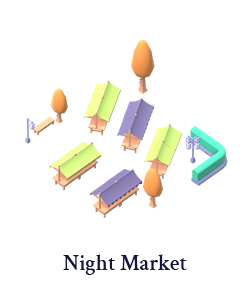
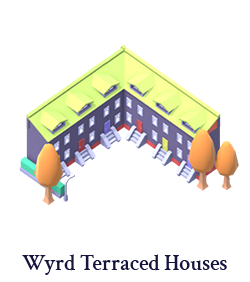
Before/after of a w=250, h=282 layered artwork. What changed in the layer stack:
added group "Wyrd Terraced Houses" with 3 layers above "Terraced Houses" over [19,39,239,275]
added layer "wyrd_terraced_houses" in group "Wyrd Terraced Houses" over [19,44,239,205]
added layer "Label" (1st of 12, in "Wyrd Terraced Houses") in group "Wyrd Terraced Houses" over [22,254,227,275]
hid group "Open Air Market copy" (3 layers) over [19,39,239,275]
